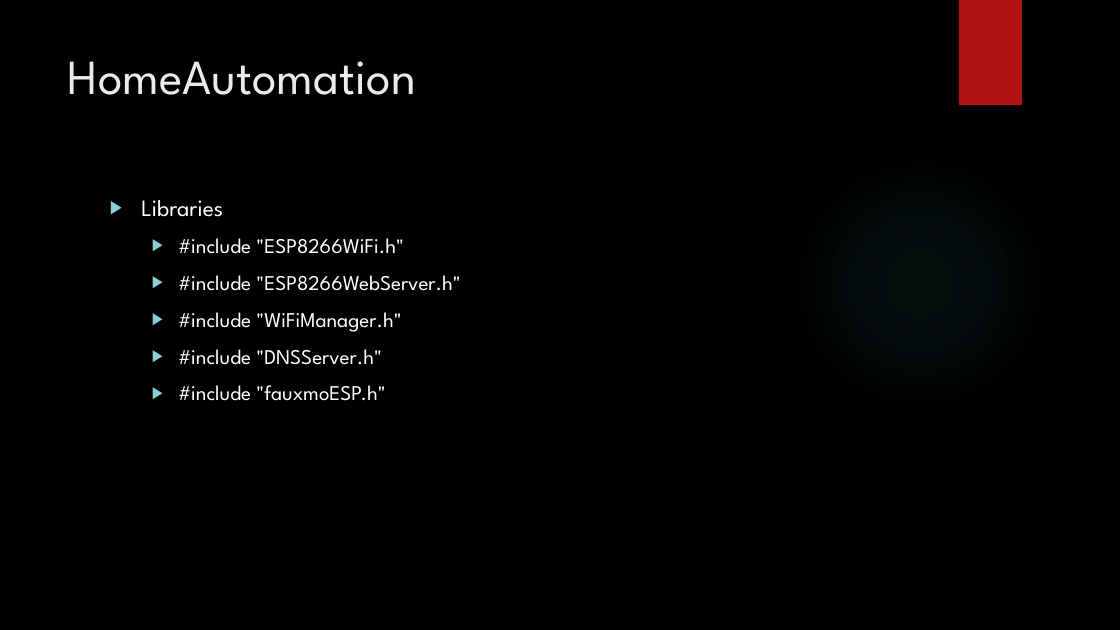
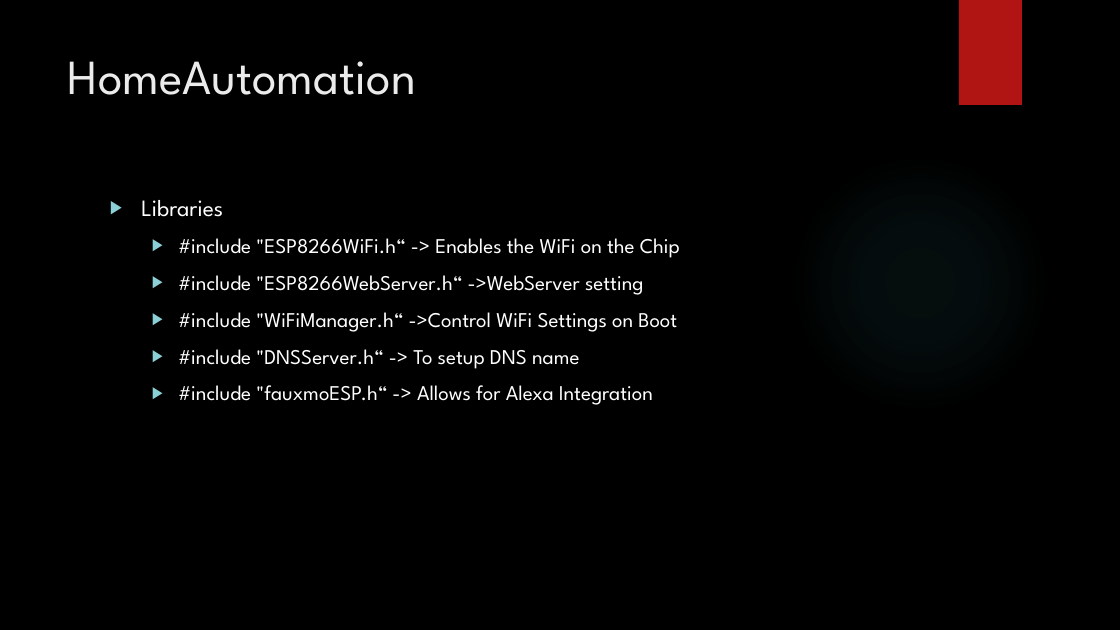
Before and after one commit to cammatth2001/HomeAutomation, a slide deck: slide 5 of HomeAutomation.pptx. Drawn at 1120x630 pixels with LibreOffice and Linux fonts; fonts in the diff are those of the drawing; background and template pictures are left out. Boxes give left, top, right and bottom in pixels: in the first picture for what was removed or moved away, otherwise in the second. Text is boxed around its words. In the diff, an @@ line names an element or a change of style, - is before the commit and + after.

```diff
--- a/HomeAutomation.pptx
+++ b/HomeAutomation.pptx
@@ text at (x1=178, y1=238, x2=680, y2=405): text changed @@
-  ▶ #include "ESP8266WiFi.h"
-  ▶ #include "ESP8266WebServer.h"
-  ▶ #include "WiFiManager.h"
-  ▶ #include "DNSServer.h"
-  ▶ #include "fauxmoESP.h"
+  ▶ #include "ESP8266WiFi.h“ -> Enables the WiFi on the Chip
+  ▶ #include "ESP8266WebServer.h“ ->WebServer setting
+  ▶ #include "WiFiManager.h“ ->Control WiFi Settings on Boot
+  ▶ #include "DNSServer.h“ -> To setup DNS name
+  ▶ #include "fauxmoESP.h“ -> Allows for Alexa Integration
```
Also in this commit, not shown: 3 other slides changed, 2 slides added, 7 other files.
